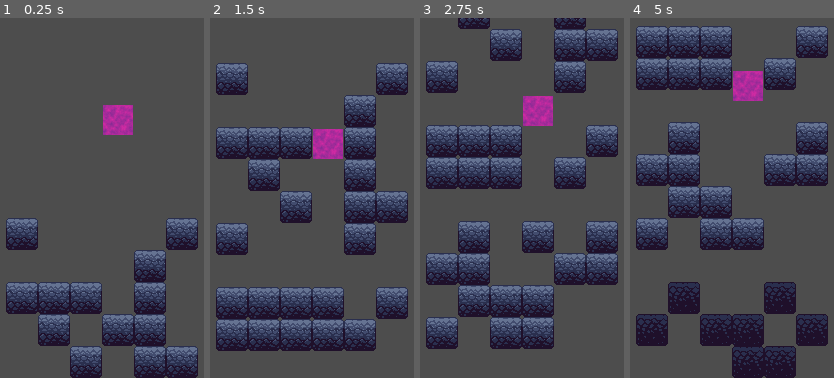
Above: before the commit, frames 1-4 (left to right).
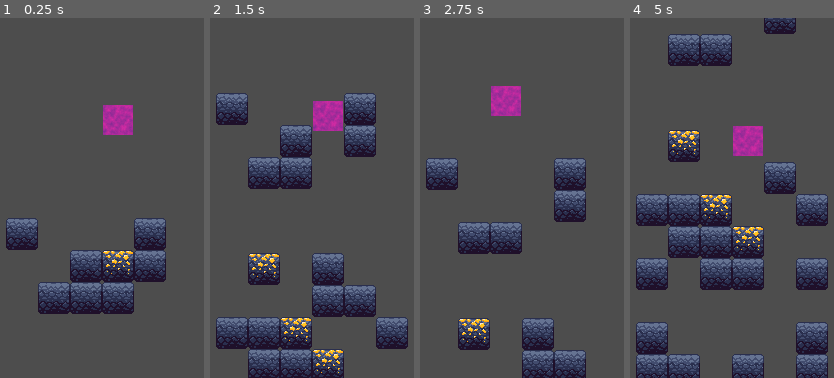
Above: after the commit, the same moments.

Repository: hanskraschewski/ifsrjam2
Game: Godot game, scene res://src/level/test_level.tscn
The game is run twice, just before and just after one commit, with the same random seed, the same clock (stepped at 60 frames per second) and the same inputs. This scene is started directly instead of the project's main scene.
Inputs (mouse positions are in pixels of both pictures, inside the frame that each line leads up to):
- Up to frame 1 (0.25 s): no input
- Up to frame 2 (1.5 s): tap Enter (ui_accept) at 0.5, 0.77 s; move the mouse to (outside the picture) at 0.52 s; hold D (move_right) from 0.53 s (still down); click (outside the picture) at 0.67 s; move the mouse to (outside the picture) at 1.27 s
- Up to frame 3 (2.75 s): tap Enter (ui_accept) at 1.52 s; move the mouse to (585, 118) at 2.02 s; release D (move_right) at 2.03 s; hold A (move_left) from 2.03 s (still down)
- Up to frame 4 (5 s): move the mouse to (699, 270) at 2.77 s; release A (move_left) at 2.78 s; hold D (move_right) 2.78-4.28 s; click (699, 270) at 2.92 s; tap Enter (ui_accept) at 3.02, 3.77, 4.52 s; move the mouse to (outside the picture) at 3.52 s; move the mouse to (outside the picture) at 4.27 s; hold A (move_left) from 4.28 s (still down)

The runs differ from the first frame. In frame 1, 18% of the frame differs, in the area x 2-98%, y 55-100%; in frame 2, 43%; in frame 3, 43%; in frame 4, 52%, in the area x 2-98%, y 0-100%.

Commit message:
gold blocks

Diff:
--- /dev/null
+++ b/ddfiles/src/blocks/gold_block.gd
@@ -0,0 +1,16 @@
+class_name GoldBlock
+extends Block
+
+
+var blink_time: float = 3.0
+var time: float = 0.0
+
+
+@onready var animated_sprite_2d: AnimatedSprite2D = %AnimatedSprite2D
+
+
+func _process(delta: float) -> void:
+	time += delta
+	if time > blink_time:
+		time = 0.0
+		animated_sprite_2d.play("blink")
--- /dev/null
+++ b/ddfiles/src/blocks/gold_block.tscn
@@ -0,0 +1,95 @@
+[gd_scene format=3 uid="uid://nwgo7lbj7j83"]
+
+[ext_resource type="PackedScene" uid="uid://ddy1by3r6xfna" path="res://src/blocks/block.tscn" id="1_umqkg"]
+[ext_resource type="Texture2D" uid="uid://fp8atpmevjou" path="res://assets/textures/Blocks/BaseBlock.png" id="2_7twhi"]
+[ext_resource type="Script" uid="uid://btalvspyh8nto" path="res://src/blocks/gold_block.gd" id="2_grthf"]
+[ext_resource type="Texture2D" uid="uid://bgfk0pddt55qd" path="res://assets/textures/Blocks/GoldBlock.png" id="2_rymb2"]
+
+[sub_resource type="AtlasTexture" id="AtlasTexture_rymb2"]
+resource_local_to_scene = true
+atlas = ExtResource("2_rymb2")
+region = Rect2(110, 2, 32, 32)
+
+[sub_resource type="AtlasTexture" id="AtlasTexture_grthf"]
+resource_local_to_scene = true
+atlas = ExtResource("2_7twhi")
+region = Rect2(110, 2, 32, 32)
+
+[sub_resource type="AtlasTexture" id="AtlasTexture_3nolt"]
+atlas = ExtResource("2_rymb2")
+region = Rect2(2, 2, 32, 32)
+
+[sub_resource type="AtlasTexture" id="AtlasTexture_so71e"]
+atlas = ExtResource("2_rymb2")
+region = Rect2(38, 2, 32, 32)
+
+[sub_resource type="AtlasTexture" id="AtlasTexture_okhbi"]
+atlas = ExtResource("2_rymb2")
+region = Rect2(74, 2, 32, 32)
+
+[sub_resource type="AtlasTexture" id="AtlasTexture_ors7u"]
+atlas = ExtResource("2_rymb2")
+region = Rect2(110, 2, 32, 32)
+
+[sub_resource type="AtlasTexture" id="AtlasTexture_711es"]
+atlas = ExtResource("2_rymb2")
+region = Rect2(74, 2, 32, 32)
+
+[sub_resource type="AtlasTexture" id="AtlasTexture_dhak3"]
+atlas = ExtResource("2_rymb2")
+region = Rect2(38, 2, 32, 32)
+
+[sub_resource type="AtlasTexture" id="AtlasTexture_o8ryo"]
+atlas = ExtResource("2_rymb2")
+region = Rect2(2, 2, 32, 32)
+
+[sub_resource type="SpriteFrames" id="SpriteFrames_15g6r"]
+animations = [{
+"frames": [{
+"duration": 1.0,
+"texture": SubResource("AtlasTexture_3nolt")
+}, {
+"duration": 1.0,
+"texture": SubResource("AtlasTexture_so71e")
+}, {
+"duration": 1.0,
+"texture": SubResource("AtlasTexture_okhbi")
+}, {
+"duration": 1.0,
+"texture": SubResource("AtlasTexture_ors7u")
+}, {
+"duration": 1.0,
+"texture": SubResource("AtlasTexture_711es")
+}, {
+"duration": 1.0,
+"texture": SubResource("AtlasTexture_dhak3")
+}, {
+"duration": 1.0,
+"texture": SubResource("AtlasTexture_o8ryo")
+}],
+"loop": 0,
+"name": &"blink",
+"speed": 10.0
+}, {
+"frames": [],
+"loop": 1,
+"name": &"default",
+"speed": 5.0
+}]
+
+[node name="GoldBlock" unique_id=861528389 instance=ExtResource("1_umqkg")]
+script = ExtResource("2_grthf")
+
+[node name="BaseSprite" parent="." index="1" unique_id=224091359]
+visible = false
+texture = SubResource("AtlasTexture_rymb2")
+
+[node name="GrassSprite" parent="." index="2" unique_id=478690904]
+visible = false
+texture = SubResource("AtlasTexture_grthf")
+
+[node name="AnimatedSprite2D" type="AnimatedSprite2D" parent="." index="3" unique_id=1981392846]
+unique_name_in_owner = true
+texture_filter = 1
+sprite_frames = SubResource("SpriteFrames_15g6r")
+animation = &"blink"
--- a/ddfiles/src/level/block_map.gd
+++ b/ddfiles/src/level/block_map.gd
@@ -5,6 +5,7 @@
 @export var width: int = 6
 @export var prob_row: float = 0.3
 @export var prob_block: float = 0.3
+@export var prob_gold: float = 0.1
 
 
 func _ready() -> void:
@@ -13,4 +14,7 @@
 			continue
 		for x: int in width:
 			if randf() < prob_block:
-				self.set_cell(Vector2i(x - 3, y), 0, Vector2i(0, 0), 1)
+				if randf() < prob_gold:
+					self.set_cell(Vector2i(x - 3, y), 0, Vector2i(0, 0), 2)
+				else:
+					self.set_cell(Vector2i(x - 3, y), 0, Vector2i(0, 0), 1)
--- a/ddfiles/src/level/test_level.tscn
+++ b/ddfiles/src/level/test_level.tscn
@@ -1,11 +1,13 @@
 [gd_scene format=3 uid="uid://dnm5trwu856p5"]
 
 [ext_resource type="PackedScene" uid="uid://ddy1by3r6xfna" path="res://src/blocks/block.tscn" id="1_pcf1f"]
+[ext_resource type="PackedScene" uid="uid://nwgo7lbj7j83" path="res://src/blocks/gold_block.tscn" id="2_5ipog"]
 [ext_resource type="PackedScene" uid="uid://c7qc5msjiu7kg" path="res://src/tanuki/tanuki.tscn" id="2_bq0i6"]
 [ext_resource type="Script" uid="uid://2x86f1fv013m" path="res://src/level/block_map.gd" id="2_wfa51"]
 
 [sub_resource type="TileSetScenesCollectionSource" id="TileSetScenesCollectionSource_mflhi"]
 scenes/1/scene = ExtResource("1_pcf1f")
+scenes/2/scene = ExtResource("2_5ipog")
 
 [sub_resource type="TileSet" id="TileSet_15g6r"]
 tile_size = Vector2i(32, 32)
Not shown, added: ddfiles/src/blocks/gold_block.gd.uid
